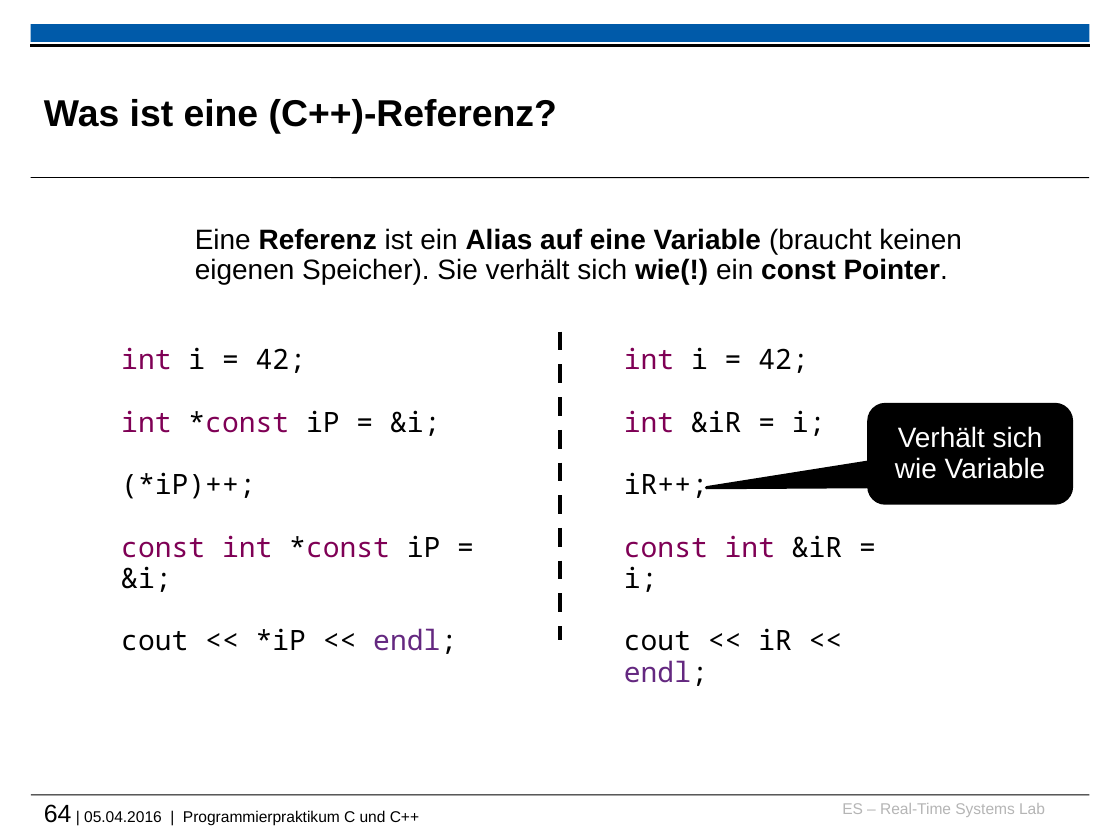
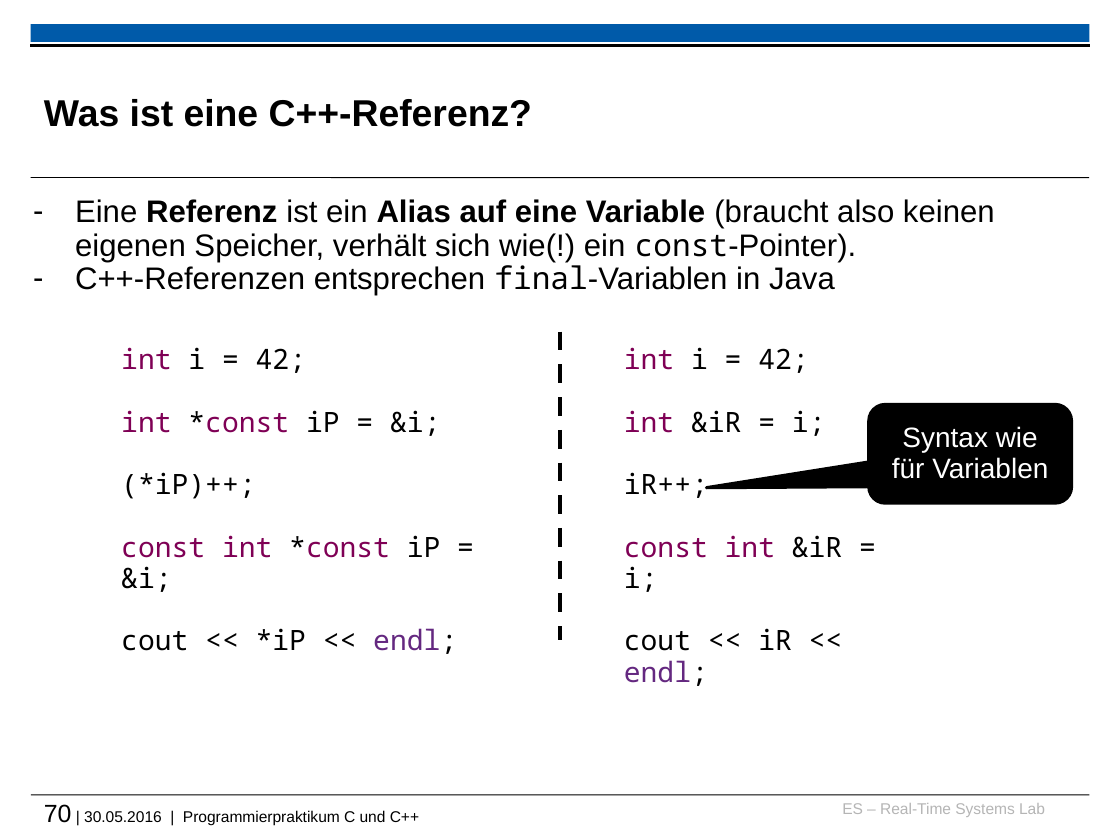
Before and after one commit to h82k/tud-cppp, a slide deck: slide 70 of cppp_lecture.pptx (slide 64 before the commit). Drawn at 1120x840 pixels with LibreOffice and Linux fonts; fonts in the diff are those of the drawing; background and template pictures are left out. Boxes give left, top, right and bottom in pixels: in the first picture for what was removed or moved away, otherwise in the second. Text is boxed around its words. In the diff, an @@ line names an element or a change of style, - is before the commit and + after.

```diff
--- a/cppp_lecture.pptx
+++ b/cppp_lecture.pptx
@@ title at (44, 99, 532, 127): text changed @@
-Was ist eine (C++)-Referenz?
+Was ist eine C++-Referenz?
@@ text at (75, 199, 995, 296): text changed; size 18 to 20 pt @@
-  Eine Referenz ist ein Alias auf eine Variable (braucht keinen eigenen Speicher). Sie verhält sich wie(!) ein const Pointer.
+– Eine Referenz ist ein Alias auf eine Variable (braucht also keinen eigenen Speicher, verhält sich wie(!) ein const-Pointer).
+– C++-Referenzen entsprechen final-Variablen in Java
@@ text in rounded speech box at (892, 426, 1048, 479): text changed @@
-Verhält sich wie Variable
+Syntax wie für Variablen
@@ text at (44, 804, 419, 825): text changed @@
-64 | 05.04.2016 | Programmierpraktikum C und C++
+70 | 30.05.2016 | Programmierpraktikum C und C++
```
Also in this commit, not shown: 80 other slides changed, 20 slides added, 14 slides removed, 1 other file.
